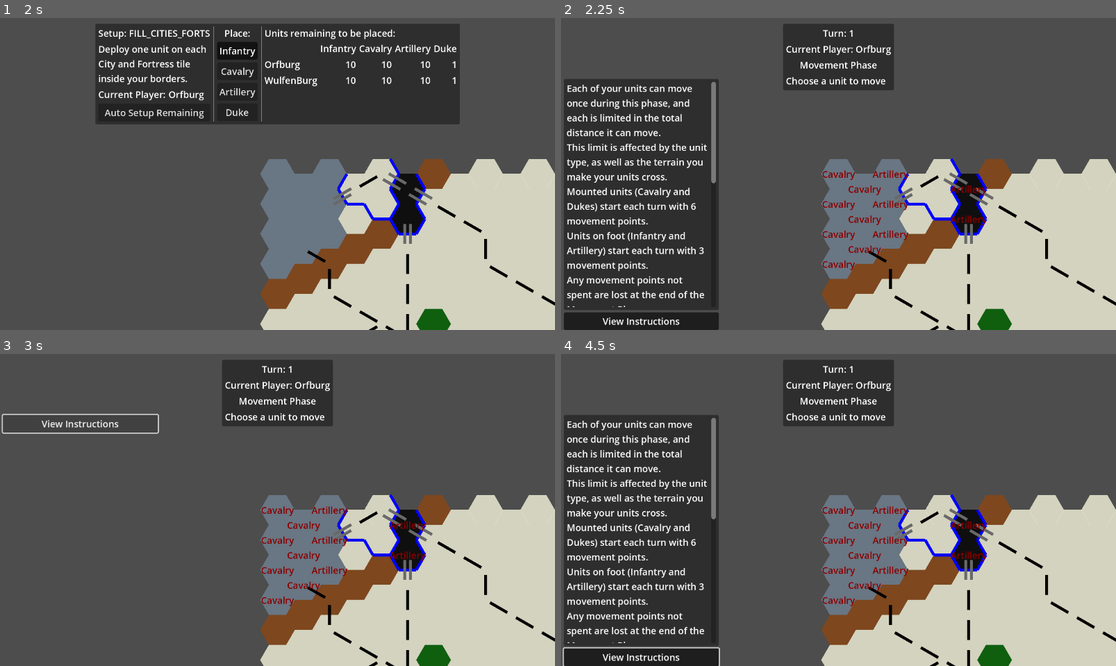
Above: before the commit, frames 1-4 (two rows, left to right).
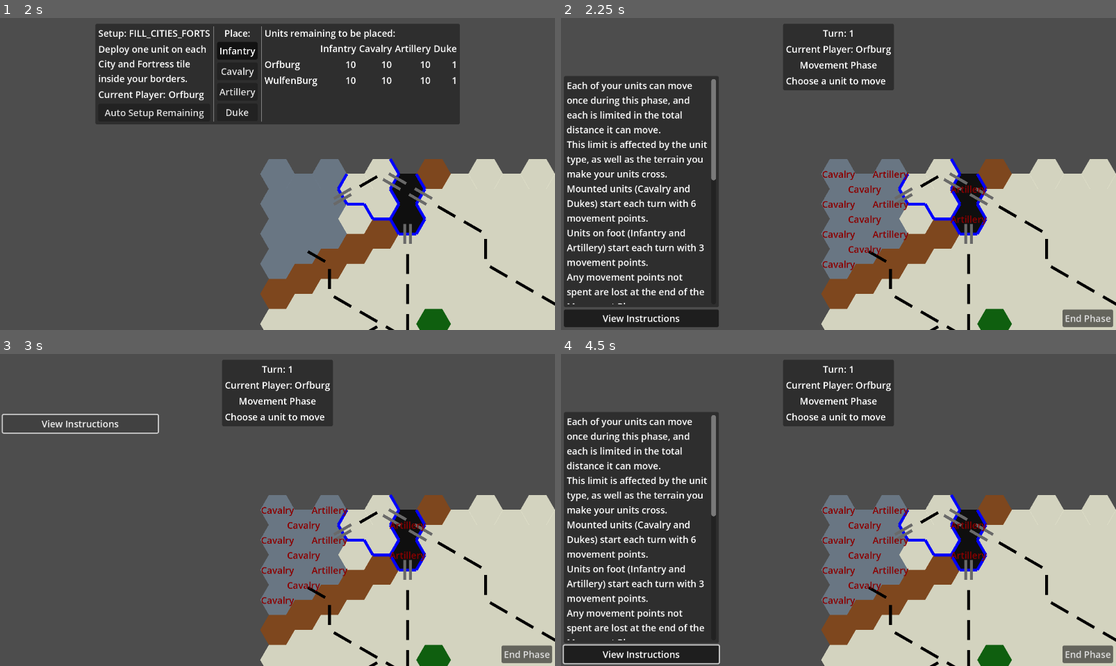
Above: after the commit, the same moments.

Repository: Jayjader/WarOfTheDukes
Game: Godot game, scene res://main_game_scene.tscn
Two runs of this game, one before a commit and one after it. Both use one fixed random seed, a clock stepped at 60 frames per second and the inputs below.
Inputs (mouse positions are in pixels of both pictures, inside the frame that each line leads up to):
- Up to frame 1 (2 s): click "New Game" at 0.5 s; click "Confirm" at 1.25 s
- Up to frame 2 (2.25 s): click "Auto Setup Remaining" at 2 s
- Up to frame 3 (3 s): click "View Instructions" at 2.75 s
- Up to frame 4 (4.5 s): click (1088, 653) at 3.5 s, where only the run after the commit has a clickable "End Phase"; click "View Instructions" at 4.25 s

Frame 1 is identical in both runs. In frame 2, 6.5% of the frame differs, in the area x 0-100%, y 18-100%; in frame 3, 0.5%; in frame 4, 6.7%.

Commit message:
fix unit deselection during movement phase
for #4

Diff:
--- a/board/TileOverlay.gd
+++ b/board/TileOverlay.gd
@@ -282,11 +282,15 @@
 					get_viewport().set_input_as_handled()
 					print_debug("hex clicked at pix %s" % integer_pix)
 					var tile = Util.nearest_hex_in_axial(integer_pix, origin, MapData.map.hex_size_in_pixels)
+					if MapData.map.tiles.get(tile) == null:
+						return
+					get_viewport().set_input_as_handled()
 					var zones = []
 					for zone in MapData.map.zones:
 						if MapData.map.zones[zone].has(tile):
 							zones.append(zone)
 					hex_clicked.emit(tile, MapData.map.tiles.get(tile), zones)
+					return
 			Enums.TileOverlayMode.CALIBRATING:
 				match calibration.mode:
 					Enums.TileOverlayCalibration.CALIBRATING_BL:
@@ -309,7 +313,6 @@
 				paint_zone(Util.nearest_hex_in_axial(integer_pix, origin, calibration.hex_size), state.selection)
 			_:
 				return
-		get_viewport().set_input_as_handled()
 		queue_redraw()
 	elif event is InputEventMouseMotion:
 		var capture = false
@@ -324,5 +327,6 @@
 			state.hover = get_viewport_transform().affine_inverse() * Vector2(event.position)
 			if report_hovered_hex:
 				hex_hovered.emit(Util.nearest_hex_in_axial(state.hover, tiles_origin, MapData.map.hex_size_in_pixels))
-				get_viewport().set_input_as_handled()
+				#get_viewport().set_input_as_handled()
+			# todo: split hover drawing into child node, to split draw caching for the tiles and borders, and the decorations that lie on top (hover, destinations)
 			queue_redraw()
--- a/board/unit_layer/unit_layer_root.gd
+++ b/board/unit_layer/unit_layer_root.gd
@@ -2,7 +2,7 @@
 
 const Unit = preload("res://board/unit_layer/unit_root.tscn")
 
-signal unit_clicked(unit: GamePiece)
+signal unit_clicked(unit: GamePiece, selected: bool)
 
 func _place_piece(tile: Vector2i, kind: Enums.Unit, faction: Enums.Faction):
 	print_debug("placing piece (%s, %s, %s)" % [tile, kind, faction])
@@ -13,15 +13,16 @@
 	new_unit.tile = tile
 	new_unit.connect(
 		"selected",
-		func():
+		func(value):
 			print_debug("selected unit %s" % new_unit)
-			unit_clicked.emit(new_unit)
+			unit_clicked.emit(new_unit, value)
 	)
 
 
 func make_faction_selectable(faction, omit=[]):
 	for unit in get_children():
-		unit.selectable = (unit.faction == faction and not omit.has(unit))
+		if not omit.has(unit):
+			unit.selectable = unit.faction == faction
 
 func get_units(faction: Enums.Faction):
 	return get_children().filter(func(unit): return unit.faction == faction)
@@ -32,3 +33,4 @@
 
 func move_unit(mover: GamePiece, from_: Vector2i, to_: Vector2i):
 	mover.tile = to_
+	mover.unselect()
--- a/board/unit_layer/unit_root.gd
+++ b/board/unit_layer/unit_root.gd
@@ -18,22 +18,32 @@
 		# todo: set theme according to faction
 @export var movement_points: int
 
+@onready var _original_outline: Color = $Label.get_theme_color("font_outline_color")
+
+func _set_label_text_outline():
+	if _selected:
+		$Label.add_theme_color_override("font_outline_color", Color.ORANGE)
+	elif selectable:
+		$Label.add_theme_color_override("font_outline_color", Color.LIGHT_GRAY)
+	else:
+		$Label.add_theme_color_override("font_outline_color", _original_outline)
+
 @export var selectable: bool = false:
 	set(value):
 		selectable = value
-		if not selectable:
-			_selected = false
+		self._set_label_text_outline()
 
-signal selected
+signal selected(value: bool)
 var _selected: bool = false:
 	set(value):
 		if _selected != value:
 			_selected = value
-			if _selected:
-				selected.emit()
-				$Label.add_theme_color_override("font_color", Color.REBECCA_PURPLE)
-			else:
-				$Label.add_theme_color_override("font_color", Drawing.faction_colors[faction])
+			self._set_label_text_outline()
+			selected.emit(_selected)
+
+
+func unselect():
+	_selected = false
 
 func _unhandled_input(event):
 	if event is InputEventMouseButton and event.button_index == MOUSE_BUTTON_LEFT and event.is_pressed():
@@ -41,7 +51,5 @@
 			var hex_size = MapData.map.hex_size_in_pixels
 			var clicked_tile = Util.nearest_hex_in_axial(get_viewport_transform().affine_inverse() * event.position, Vector2i(0, 0), hex_size)
 			if clicked_tile == self.tile:
-			#var distance = tile.distance_to(self.position)
-			#if  distance < hex_size:
 				get_viewport().set_input_as_handled()
 				_selected = not _selected
--- a/board/unit_layer/unit_root.tscn
+++ b/board/unit_layer/unit_root.tscn
@@ -17,4 +17,6 @@
 offset_bottom = 11.5
 grow_horizontal = 2
 grow_vertical = 2
+theme_override_colors/font_outline_color = Color(0, 0, 0, 0)
+theme_override_constants/outline_size = 8
 horizontal_alignment = 1
--- a/game_session/game_play/game_play_root.gd
+++ b/game_session/game_play/game_play_root.gd
@@ -67,33 +67,42 @@
 
 
 func _on_current_player_change():
-	Board.get_node("%UnitLayer").make_faction_selectable(current_player)
+	_unit_layer_root.make_faction_selectable(current_player)
+
+var _random = RandomNumberGenerator.new()
+
+var _unit_layer_root
+var _tile_layer_root
 
 func _ready():
+	_unit_layer_root = Board.get_node("%UnitLayer")
+	_tile_layer_root = Board.get_node("%TileOverlay")
 	_on_current_player_change()
 	Board.report_clicked_hex = false
 	Board.report_hovered_hex = false
-	Board.get_node("%UnitLayer").connect("unit_clicked", self._on_unit_selection)
+	_unit_layer_root.connect("unit_clicked", self._on_unit_selection)
+	unit_moved.connect(_unit_layer_root.move_unit)
 	match current_phase:
 		Enums.PlayPhase.MOVEMENT:
 			data = { subphase = Enums.MovementSubPhase.CHOOSE_UNIT, moved = {} }
 		Enums.PlayPhase.COMBAT:
 			data = { subphase = Enums.CombatSubPhase.CHOOSE_ATTACKERS }
-	Board.get_node("%UnitLayer").make_faction_selectable(current_player)
-	unit_moved.connect(Board.get_node("%UnitLayer").move_unit)
 
 func detect_game_result():
 	return Enums.GameResult.DRAW # todo
 
-func _on_unit_selection(selected_unit: GamePiece):
-	print_debug("_on_unit_selection %s %s %s" % [selected_unit.kind, selected_unit.faction, selected_unit.tile])
+func _on_unit_selection(selected_unit: GamePiece, now_selected: bool):
+	print_debug("_on_unit_selection %s %s %s, now selected: %s" % [Enums.Unit.find_key(selected_unit.kind), Enums.Faction.find_key(selected_unit.faction), selected_unit.tile, now_selected])
 	match data.subphase:
 		Enums.MovementSubPhase.CHOOSE_UNIT:
-			if data.moved.values().has(selected_unit.tile):
+			if selected_unit in data.moved or not now_selected:
 				return
 			choose_mover(selected_unit)
 		Enums.MovementSubPhase.CHOOSE_DESTINATION:
-			pass
+			if not now_selected:
+				cancel_mover_choice()
+			else:
+				print_debug("moving to ")
 		Enums.CombatSubPhase.CHOOSE_ATTACKERS:
 			choose_attacker(selected_unit)
 		Enums.CombatSubPhase.CHOOSE_DEFENDER:
@@ -107,56 +116,65 @@
 		Enums.MovementSubPhase.CHOOSE_DESTINATION:
 			var mover = data.selection
 			if mover.tile == tile:
-				data = {
-					subphase = Enums.MovementSubPhase.CHOOSE_UNIT,
-					moved = data.moved,
-					destinations = {}
-				}
-				Board.get_node("%TileOverlay").clear_destinations()
-			else:
-				if tile not in data.destinations:
-					return
-				# no need to filter for faction, as tile would not be in data.destinations if it contained an enemy unit
-				var current_occupents = Board.get_units_on(tile)
-				match len(current_occupents):
-					0: pass
-					1:
-						if kind != "City" and kind != "Fortress":
-							return
-						var unit = current_occupents.front()
-						if (unit.kind == Enums.Unit.Duke) == (mover.kind == Enums.Unit.Duke):
-							return
-					_: return
-				choose_destination(tile)
+				print_debug("choice should have been cancelled by unit")
+				return
+			if tile not in data.destinations:
+				return
+			# assumption: no need to filter for faction, as tile would not be in data.destinations if it contained an enemy unit
+			var current_occupents = Board.get_units_on(tile)
+			match len(current_occupents):
+				0: pass
+				1:
+					if kind != "City" and kind != "Fortress":
+						return
+					var unit = current_occupents.front()
+					if (unit.kind == Enums.Unit.Duke) == (mover.kind == Enums.Unit.Duke):
+						return
+				_: return
+			choose_destination(tile)
 
 func choose_mover(unit: GamePiece):
 	Board.report_clicked_hex = true
 	Board.report_hovered_hex = true
 	Board.hex_clicked.connect(self._on_hex_selection)
+
 	data = {
 		subphase = Enums.MovementSubPhase.CHOOSE_DESTINATION,
 		selection = unit,
 		moved = data.moved,
 		destinations = Board.paths_for(unit)
 	}
-	Board.get_node("%TileOverlay").set_destinations(data.destinations)
-	Board.get_node("%UnitLayer").make_faction_selectable(null)
-
+	_tile_layer_root.set_destinations(data.destinations)
+	_unit_layer_root.make_faction_selectable(null, [unit])
+
+func cancel_mover_choice():
+	Board.report_clicked_hex = false
+	Board.report_hovered_hex = false
+	Board.hex_clicked.disconnect(self._on_hex_selection)
+	var choice: GamePiece = data.selection
+	data = {
+		subphase = Enums.MovementSubPhase.CHOOSE_UNIT,
+		moved = data.moved,
+		destinations = {}
+	}
+	_tile_layer_root.clear_destinations()
+	_unit_layer_root.make_faction_selectable(choice.faction, data.moved.keys())
 
 signal unit_moved(mover: GamePiece, from_:Vector2i, to_: Vector2i)
 func choose_destination(destination_tile: Vector2i):
 	Board.hex_clicked.disconnect(self._on_hex_selection)
-	var mover = data.selection
+	Board.report_clicked_hex = false
+	Board.report_hovered_hex = false
+	var mover: GamePiece = data.selection
 	data.moved[mover] = [mover.tile, destination_tile]
 	data = {
 		subphase = Enums.MovementSubPhase.CHOOSE_UNIT,
 		moved = data.moved,
 	}
-	Board.report_clicked_hex = false
-	Board.report_hovered_hex = false
-	Board.get_node("%TileOverlay").clear_destinations()
-	Board.get_node("%UnitLayer").make_faction_selectable(current_player, data.moved.keys())
+	_tile_layer_root.clear_destinations()
 	unit_moved.emit(mover, mover.tile, destination_tile)
+	mover.selectable = false
+	_unit_layer_root.make_faction_selectable(current_player, data.moved.keys())
 
 func confirm_movement():
 	current_phase = Enums.PlayPhase.COMBAT
@@ -165,7 +183,7 @@
 		attacked = {},
 		attacking = [],
 	}
-	Board.get_node("%UnitLayer").make_faction_selectable(current_player)
+	_unit_layer_root.make_faction_selectable(current_player)
 
 
 func choose_attacker(attacker: GamePiece):
--- a/game_session/game_play/game_play_root.tscn
+++ b/game_session/game_play/game_play_root.tscn
@@ -77,7 +77,7 @@
 layout_mode = 2
 text = "Choose a unit to move"
 
-[node name="LeftMargin" type="MarginContainer" parent="."]
+[node name="BottomLeftMargin" type="MarginContainer" parent="."]
 layout_mode = 1
 anchors_preset = 2
 anchor_top = 1.0
@@ -86,35 +86,36 @@
 offset_right = 546.0
 grow_vertical = 0
 theme_override_constants/margin_left = 10
+theme_override_constants/margin_bottom = 10
 
-[node name="HBoxContainer" type="HBoxContainer" parent="LeftMargin"]
+[node name="HBoxContainer" type="HBoxContainer" parent="BottomLeftMargin"]
 layout_mode = 2
 
-[node name="VBox" type="VBoxContainer" parent="LeftMargin/HBoxContainer"]
+[node name="VBox" type="VBoxContainer" parent="BottomLeftMargin/HBoxContainer"]
 layout_mode = 2
 size_flags_horizontal = 3
 
-[node name="Panel" type="PanelContainer" parent="LeftMargin/HBoxContainer/VBox"]
+[node name="Panel" type="PanelContainer" parent="BottomLeftMargin/HBoxContainer/VBox"]
 custom_minimum_size = Vector2(0, 800)
 layout_mode = 2
 size_flags_vertical = 3
 
-[node name="Margin" type="MarginContainer" parent="LeftMargin/HBoxContainer/VBox/Panel"]
+[node name="Margin" type="MarginContainer" parent="BottomLeftMargin/HBoxContainer/VBox/Panel"]
 layout_mode = 2
 theme_override_constants/margin_left = 10
 theme_override_constants/margin_top = 10
 theme_override_constants/margin_right = 10
 theme_override_constants/margin_bottom = 10
 
-[node name="VBox" type="VBoxContainer" parent="LeftMargin/HBoxContainer/VBox/Panel/Margin"]
+[node name="VBox" type="VBoxContainer" parent="BottomLeftMargin/HBoxContainer/VBox/Panel/Margin"]
 layout_mode = 2
 
-[node name="ScrollContainer" type="ScrollContainer" parent="LeftMargin/HBoxContainer/VBox/Panel/Margin/VBox"]
+[node name="ScrollContainer" type="ScrollContainer" parent="BottomLeftMargin/HBoxContainer/VBox/Panel/Margin/VBox"]
 layout_mode = 2
 size_flags_vertical = 3
 horizontal_scroll_mode = 0
 
-[node name="PhaseInstruction" type="Label" parent="LeftMargin/HBoxContainer/VBox/Panel/Margin/VBox/ScrollContainer"]
+[node name="PhaseInstruction" type="Label" parent="BottomLeftMargin/HBoxContainer/VBox/Panel/Margin/VBox/ScrollContainer"]
 unique_name_in_owner = true
 layout_mode = 2
 size_flags_horizontal = 3
@@ -135,10 +136,29 @@
 "
 autowrap_mode = 3
 
-[node name="ToggleInstructions" type="Button" parent="LeftMargin/HBoxContainer/VBox"]
+[node name="ToggleInstructions" type="Button" parent="BottomLeftMargin/HBoxContainer/VBox"]
 layout_mode = 2
 toggle_mode = true
 button_pressed = true
 text = "View Instructions"
 
-[connection signal="toggled" from="LeftMargin/HBoxContainer/VBox/ToggleInstructions" to="LeftMargin/HBoxContainer/VBox/Panel" method="set_visible"]
+[node name="BottomRightMargin" type="MarginContainer" parent="."]
+layout_mode = 1
+anchors_preset = 3
+anchor_left = 1.0
+anchor_top = 1.0
+anchor_right = 1.0
+anchor_bottom = 1.0
+offset_left = -175.0
+offset_top = -61.0
+grow_horizontal = 0
+grow_vertical = 0
+theme_override_constants/margin_right = 10
+theme_override_constants/margin_bottom = 10
+
+[node name="EndPhase" type="Button" parent="BottomRightMargin"]
+unique_name_in_owner = true
+layout_mode = 2
+text = "End Phase"
+
+[connection signal="toggled" from="BottomLeftMargin/HBoxContainer/VBox/ToggleInstructions" to="BottomLeftMargin/HBoxContainer/VBox/Panel" method="set_visible"]
